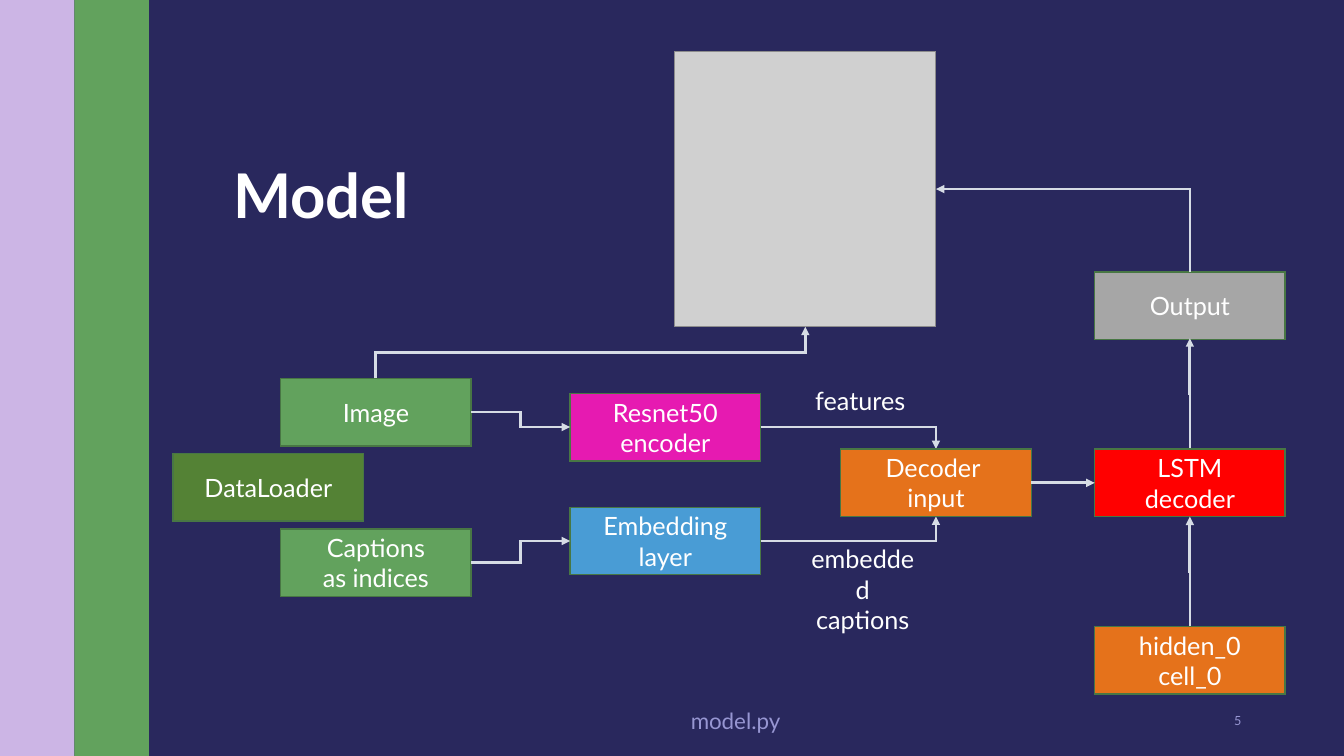
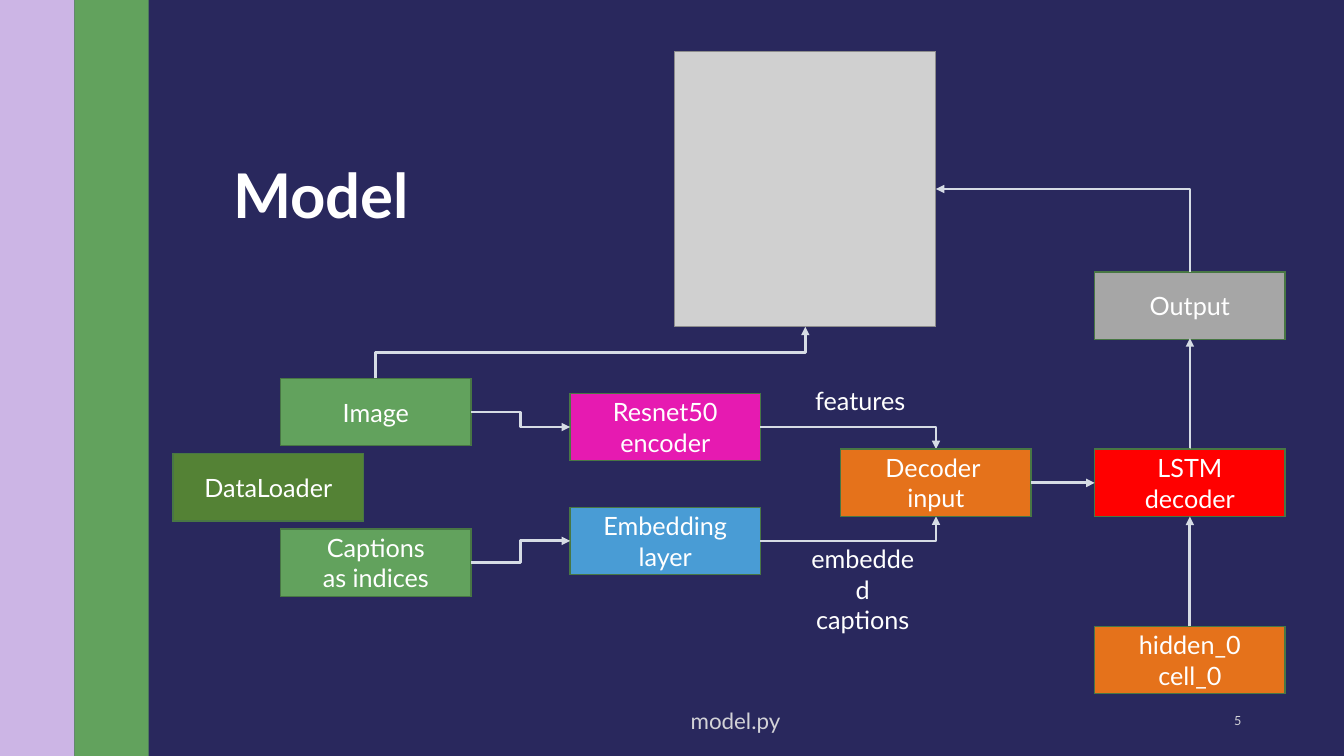
Before and after one commit to sasivatsal7122/DL-Image-Caption-Generator, a slide deck: slide 5 of ImageCaption.pptx. Drawn at 1344x756 pixels with LibreOffice and Linux fonts; fonts in the diff are those of the drawing; grey boxes stand for pictures. Boxes give left, top, right and bottom in pixels: in the first picture for what was removed or moved away, otherwise in the second. Text is boxed around its words. In the diff, an @@ line names an element or a change of style, - is before the commit and + after.

Commit message:
ppt updated

```diff
--- a/ImageCaption.pptx
+++ b/ImageCaption.pptx
@@ text "model.py" at (x1=691, y1=712, x2=781, y2=733): text colour #9796D2 to #D2D2D7 @@
@@ page number at (x1=1234, y1=716, x2=1241, y2=725): text colour #9796D2 to #D2D2D7 @@
```
Also in this commit, not shown: 10 other slides changed.
